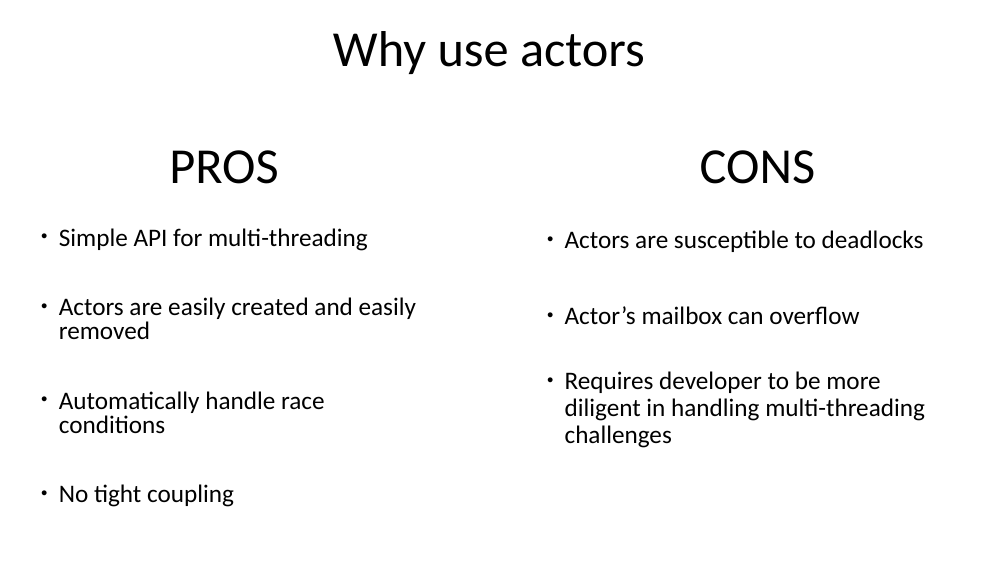
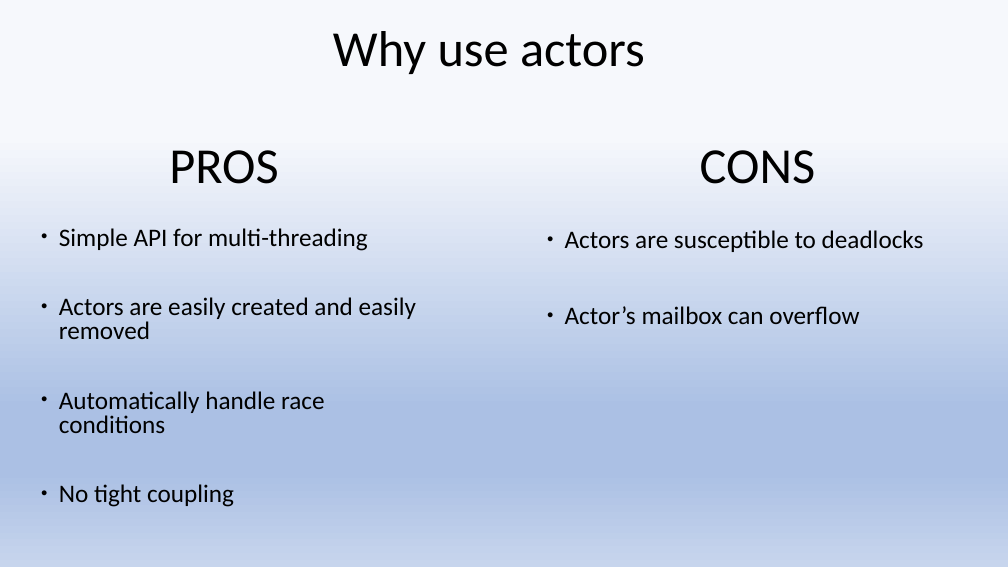
Before and after one commit to CSCI-49380-79526-Reactive-Programming/CSCI795_ReactiveProg_Project_Twitter_Stream_Scoring, a slide deck: slide 7 of CSCI795_FA20_Presentation_Paing_Washburn.pptx. Drawn at 1008x567 pixels with LibreOffice and Linux fonts; fonts in the diff are those of the drawing. Boxes give left, top, right and bottom in pixels: in the first picture for what was removed or moved away, otherwise in the second. Text is boxed around its words. In the diff, an @@ line names an element or a change of style, - is before the commit and + after.

```diff
--- a/CSCI795_FA20_Presentation_Paing_Washburn.pptx
+++ b/CSCI795_FA20_Presentation_Paing_Washburn.pptx
@@ background #FFFFFF to gradient #F6F8FC to #ABC0E4 to #C7D5ED @@
@@ text at box(565, 371, 925, 448): paragraph removed @@
-● Requires developer to be more diligent in handling multi-threading challenges
```
Also in this commit, not shown: 11 other slides changed, 1 slide added, 1 other file.
